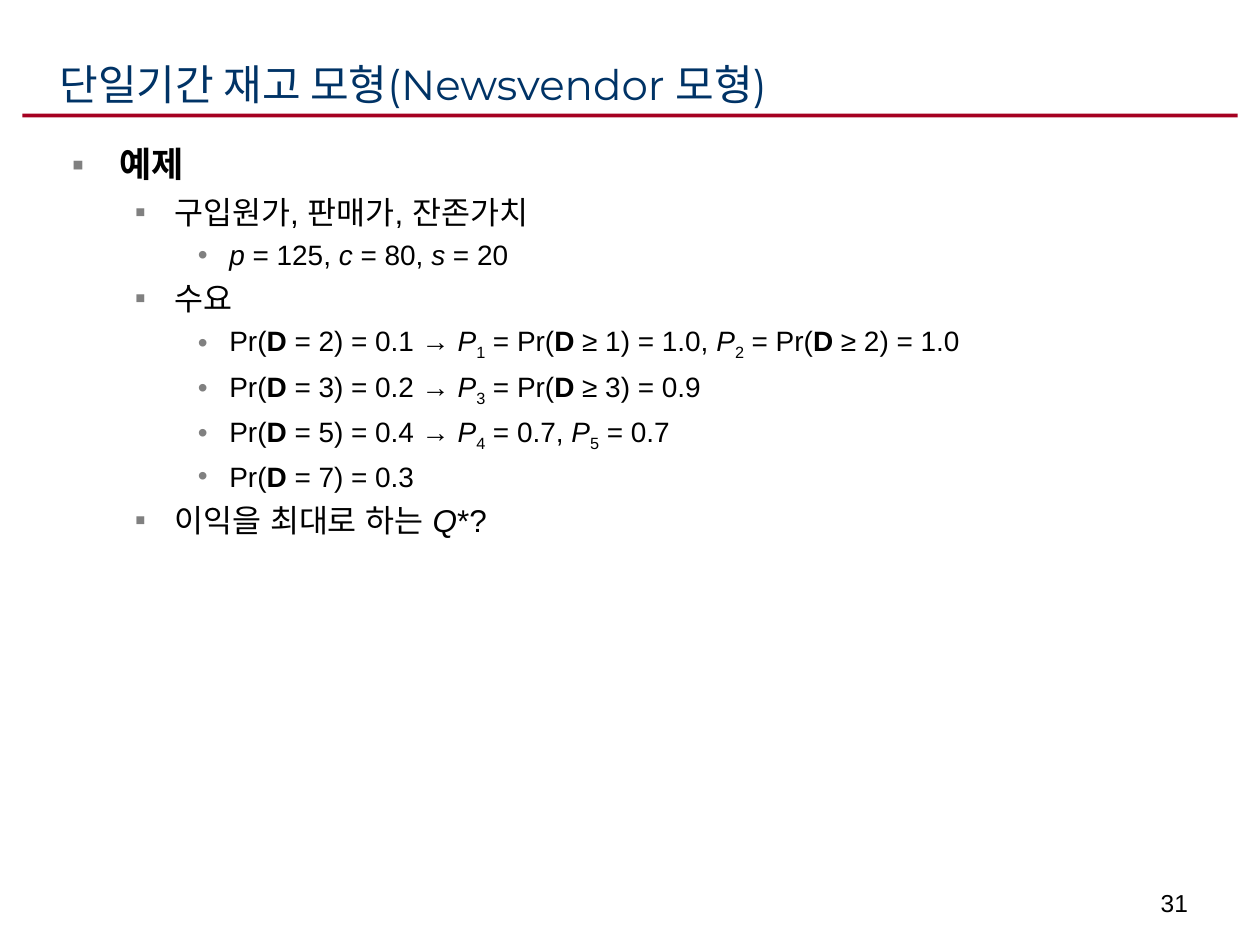
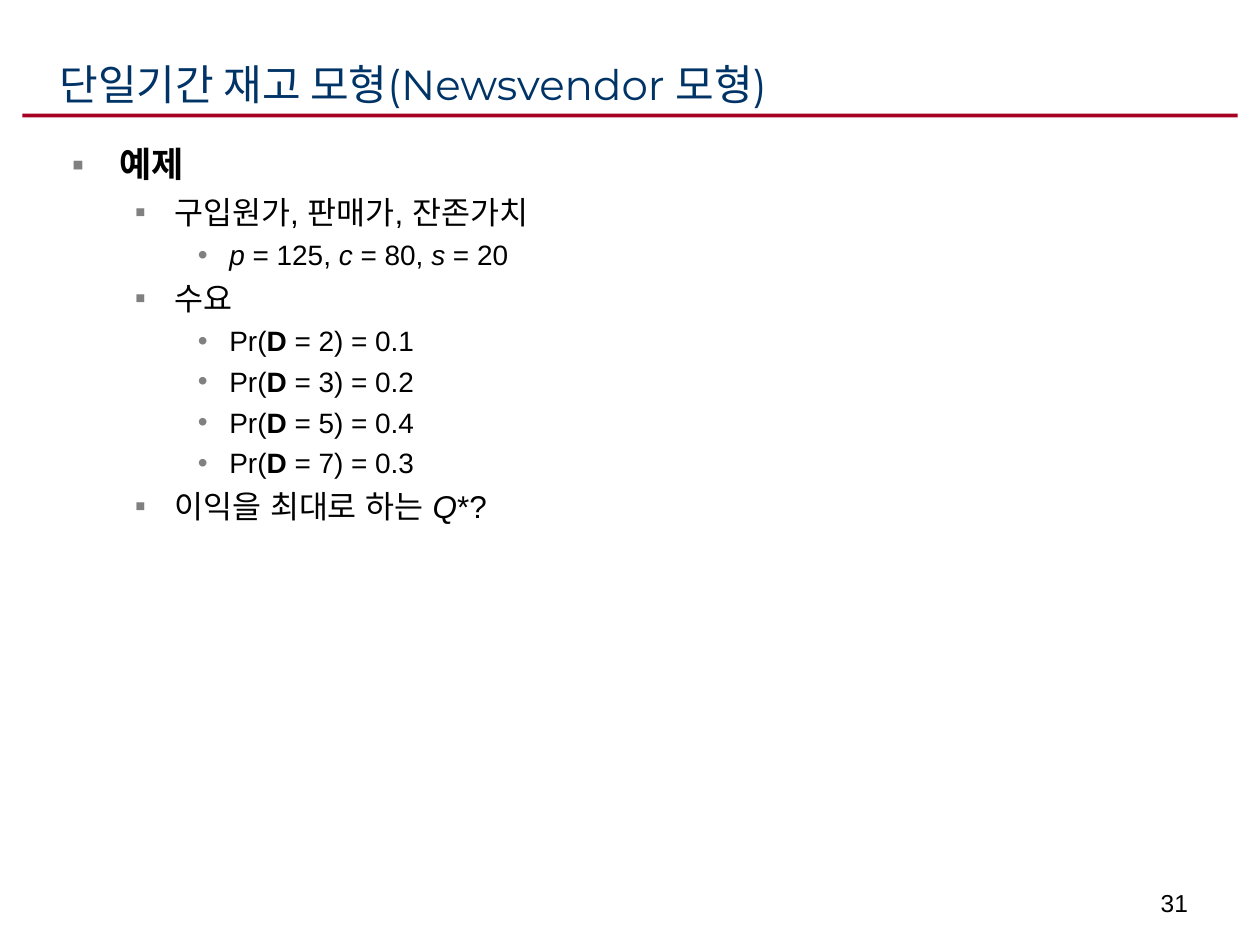
Before and after one commit to ikelab/courses, a slide deck: slide 31 of ppc2016/c12.ppt. Drawn at 1260x945 pixels with LibreOffice and Linux fonts; fonts in the diff are those of the drawing. Boxes give left, top, right and bottom in pixels: in the first picture for what was removed or moved away, otherwise in the second. Text is boxed around its words. In the diff, an @@ line names an element or a change of style, - is before the commit and + after.

Commit message:
Revision.

```diff
--- a/ppc2016/c12.ppt
+++ b/ppc2016/c12.ppt
@@ text at (229, 330, 414, 438): text changed @@
-    • Pr(D = 2) = 0.1 → P1 = Pr(D ≥ 1) = 1.0, P2 = Pr(D ≥ 2) = 1.0
-    • Pr(D = 3) = 0.2 → P3 = Pr(D ≥ 3) = 0.9
-    • Pr(D = 5) = 0.4 → P4 = 0.7, P5 = 0.7
+    • Pr(D = 2) = 0.1
+    • Pr(D = 3) = 0.2
+    • Pr(D = 5) = 0.4
```
Also in this commit, not shown: 11 other slides changed.
